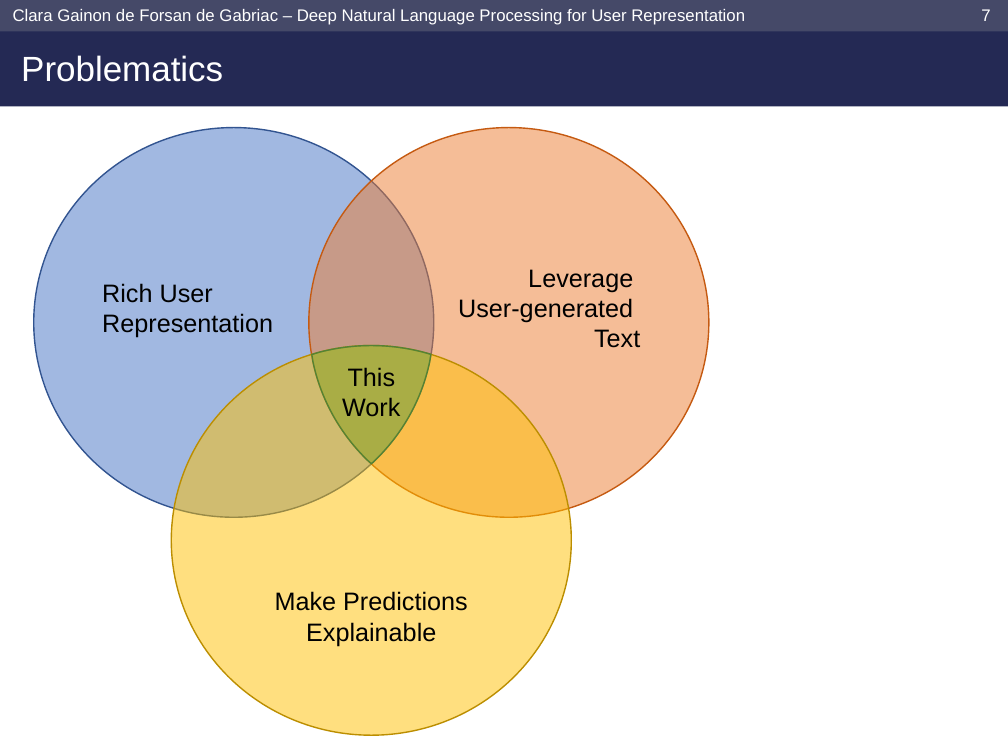
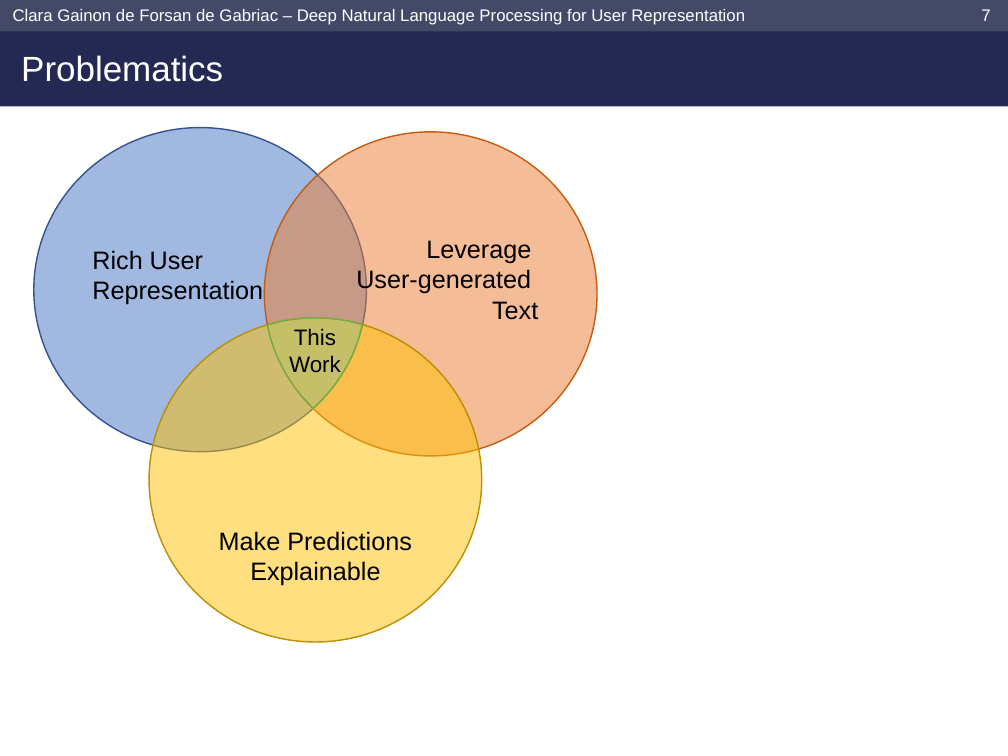
Before and after one commit to clara-gdef/defense, a slide deck: slide 8 of defense.pptx. Drawn at 1008x756 pixels with LibreOffice and Linux fonts; fonts in the diff are those of the drawing; background and template pictures are left out. Boxes give left, top, right and bottom in pixels: in the first picture for what was removed or moved away, otherwise in the second. Text is boxed around its words. In the diff, an @@ line names an element or a change of style, - is before the commit and + after.

```diff
--- a/defense.pptx
+++ b/defense.pptx
@@ ellipse "Rich User": place and size @@
-ellipse "Rich User" at <box>34,128,434,518</box>
+ellipse "Rich User" at <box>34,128,367,453</box>
@@ ellipse "Leverage": place and size @@
-ellipse "Leverage" at <box>308,128,709,518</box>
+ellipse "Leverage" at <box>264,132,597,457</box>
@@ ellipse "Make Predictions Explainable": place and size @@
-ellipse "Make Predictions Explainable" at <box>171,346,572,736</box>
+ellipse "Make Predictions Explainable" at <box>149,318,482,642</box>
@@ freeform shape added at <box>267,318,362,408</box>, fill #A9D18E at 50% opacity, outline #70AD47 1 pt, 16 pt, text #000000 @@
+This Work
@@ freeform shape removed at <box>311,346,430,464</box> @@
@@ text removed at <box>342,367,400,416</box> @@
-This
-Work
```
Also in this commit, not shown: 20 other slides changed, 9 slides added, 3 slides removed.
